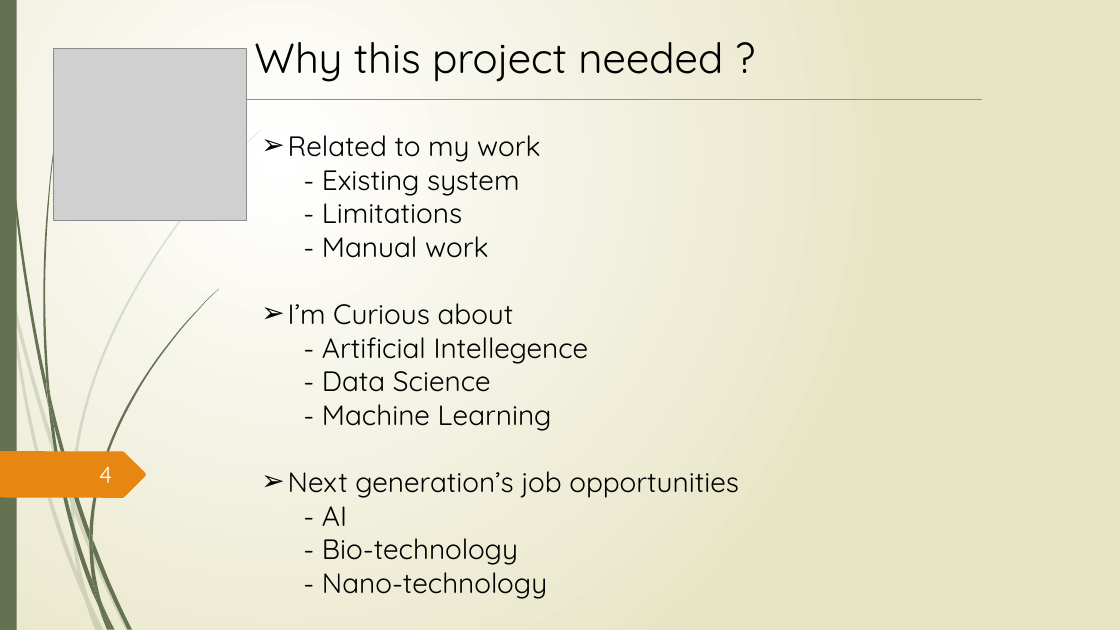
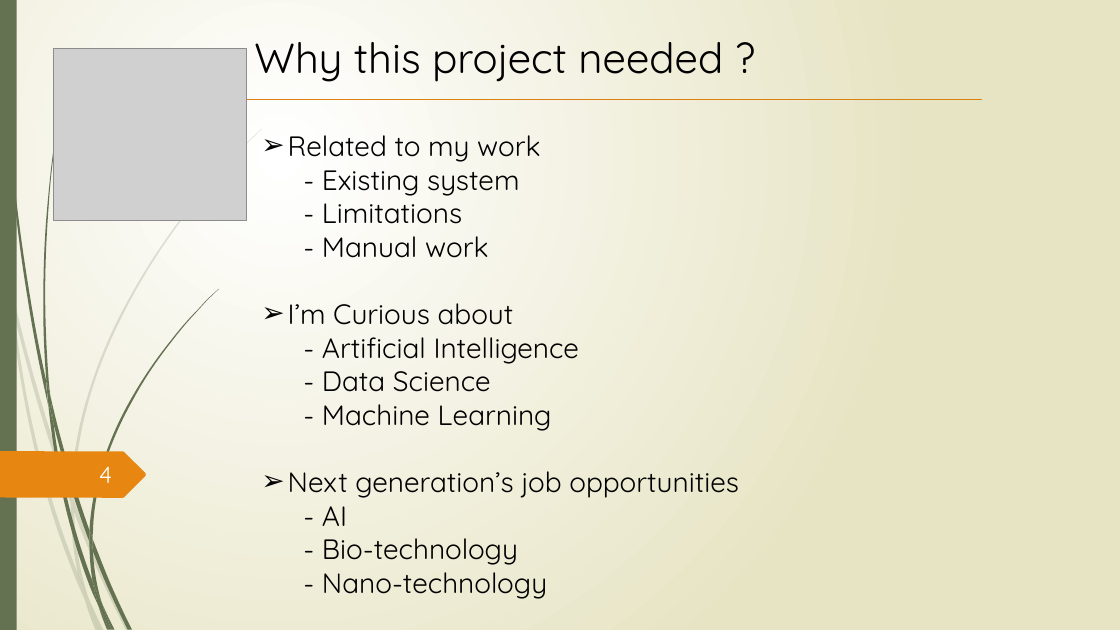
Before and after one commit to gkalidas/Python, a slide deck: slide 4 of MCS_project_sem_III/11490_MCS_project_sem_IV_.pptx. Drawn at 1120x630 pixels with LibreOffice and Linux fonts; fonts in the diff are those of the drawing; grey boxes stand for pictures. Boxes give left, top, right and bottom in pixels: in the first picture for what was removed or moved away, otherwise in the second. Text is boxed around its words. In the diff, an @@ line names an element or a change of style, - is before the commit and + after.

```diff
--- a/MCS_project_sem_III/11490_MCS_project_sem_IV_.pptx
+++ b/MCS_project_sem_III/11490_MCS_project_sem_IV_.pptx
@@ text at (322, 337, 579, 364): text changed @@
-- Artificial Intellegence
+- Artificial Intelligence
```
Also in this commit, not shown: 1 other slide changed, 3 other files.
